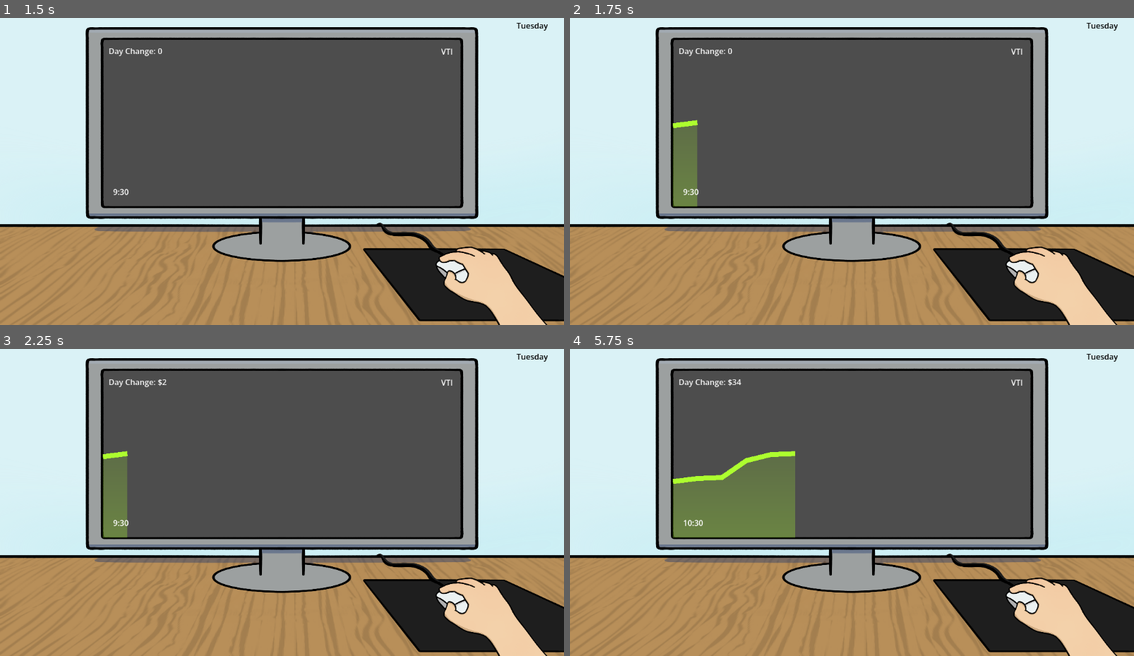
Above: before the commit, frames 1-4 (two rows, left to right).
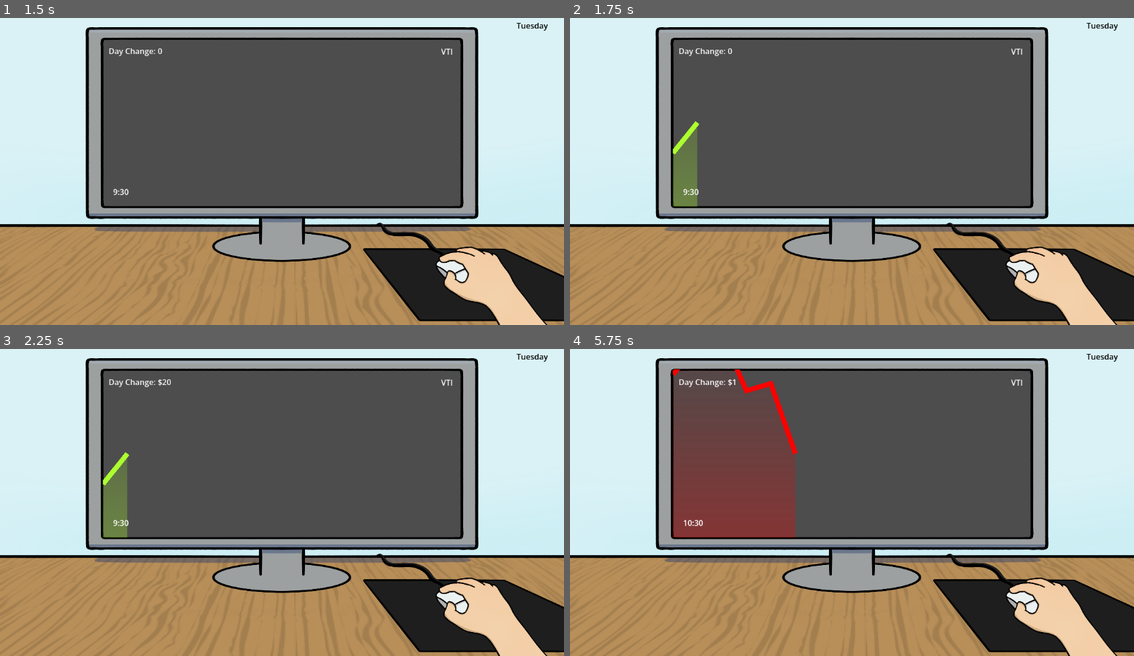
Above: after the commit, the same moments.

Repository: connorheyz/jamfest-2026-buy-signal-game
Game: Godot game, scene res://shop/shop.tscn
Same seed, same stepped clock (60 frames per second), same inputs: the game is played once before the commit and once after it. The project has no main scene, so this scene is started directly.
Inputs:
- Up to frame 1 (1.5 s): click "NEXT" at 0.5 s; tap Enter at 1.25 s; hold A (buy) from 1.28 s (still down)
- Up to frame 2 (1.75 s): keep holding A (buy)
- Up to frame 3 (2.25 s): tap Space at 2 s; release A (buy) at 2.03 s; tap D (sell) at 2.1 s
- Up to frame 4 (5.75 s): hold A (buy) 2.78-3.53 s; tap Enter at 3.5, 5 s; tap D (sell) at 3.6, 5.1 s; tap Space at 4.25 s; hold A (buy) 4.28-5.03 s

Frame 1 is identical in both runs. In frame 2, 0.3% of the frame differs, in the area x 18-23%, y 33-45%; in frame 3, 0.3%; in frame 4, 8.0%, in the area x 18-41%, y 6-62%.

Commit message:
add example alternative stock type

Diff:
--- /dev/null
+++ b/price_engine/bitcoin.gd
@@ -0,0 +1,14 @@
+extends Stock
+
+class_name Bitcoin
+
+func _init() -> void:
+	functions = [StockFunction.new(), Linear.new()]
+	current_function = 0
+	rng = RandomNumberGenerator.new()
+	cue_queue = []
+	dont_change = 0
+	volatility = 100.0
+	background_volatility = 100.0
+	function_weights = [10, 3]
+	function_gammas = [0.07, 0.2]
--- /dev/null
+++ b/price_engine/bitcoin.tres
@@ -0,0 +1,3 @@
+[gd_resource type="Resource" format=3 uid="uid://cyj35g5pflkmg"]
+
+[resource]
--- a/price_engine/stock.gd
+++ b/price_engine/stock.gd
@@ -1,9 +1,10 @@
 extends Resource
 class_name Stock
 
+@export var function_weights: Array[float] ## weight of entering function
+@export var function_gammas: Array[float] ## chance of exiting function on every reroll(0 < k < 1)
+
 var functions: Array[StockFunction]
-var function_weights: Array[float] ## weight of entering function
-var function_gammas: Array[float] ## chance of exiting function on every reroll(0 < k < 1)
 var current_function: int
 var rng: RandomNumberGenerator
 var cue_queue: Array[Cue]
--- a/price_engine/stock_scene.gd
+++ b/price_engine/stock_scene.gd
@@ -4,7 +4,7 @@
 var stock: Stock
 
 func _ready():
-	stock = Stock.new()
+	stock = Bitcoin.new()
 #	stock.queue_up(Stock.FunctionType.LINEAR, 50, 5, 4)
 #	stock.queue_up(Stock.FunctionType.LINEAR, -100, 10, 7)
 	pass
@@ -21,3 +21,6 @@
 
 func queue_up(function_type: Stock.FunctionType, p_volatility: float, start_ticks: int, duration_ticks: int) -> void:
 	stock.queue_up(function_type, p_volatility, start_ticks, duration_ticks)
+
+func set_stock(new_stock: Stock) -> void:
+	stock = new_stock
Not shown, added: price_engine/bitcoin.gd.uid
